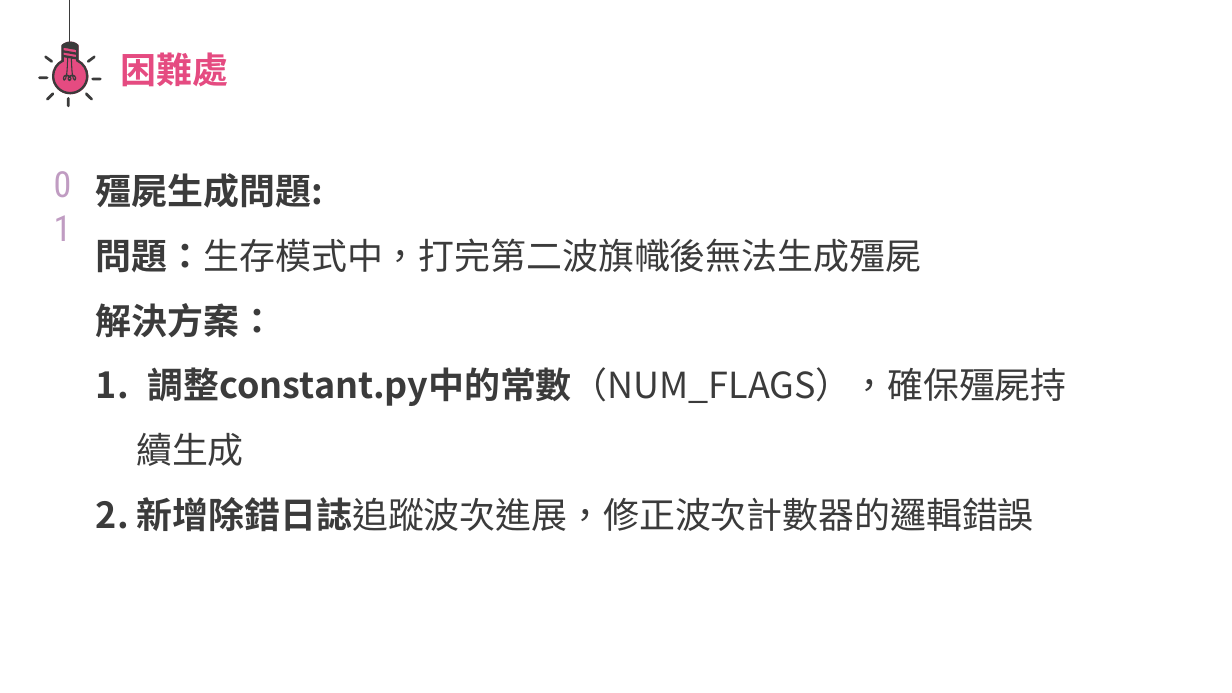
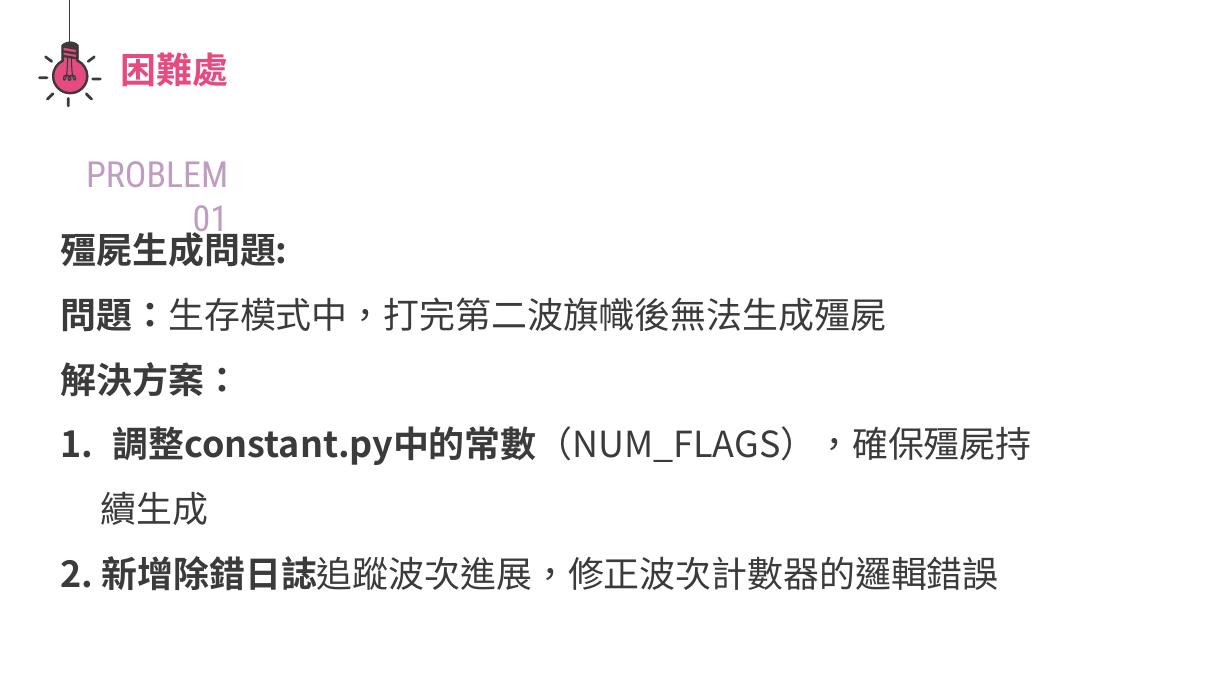
Before and after one commit to yoyo0213/oop-2025-proj-TA_v.s._Professor, a slide deck: slide 11 of oop final project.pptx. Drawn at 1232x693 pixels with LibreOffice and Linux fonts; fonts in the diff are those of the drawing. Boxes give left, top, right and bottom in pixels: in the first picture for what was removed or moved away, otherwise in the second. Text is boxed around its words. In the diff, an @@ line names an element or a change of style, - is before the commit and + after.

```diff
--- a/oop final project.pptx
+++ b/oop final project.pptx
@@ text at <box>86,161,228,239</box>: text changed @@
-01
+PROBLEM 01
@@ text "殭屍生成問題:" rewrapped from <box>96,173,1067,531</box> to <box>61,227,1032,590</box> @@
```
Also in this commit, not shown: 4 other slides changed, 1 other file.
